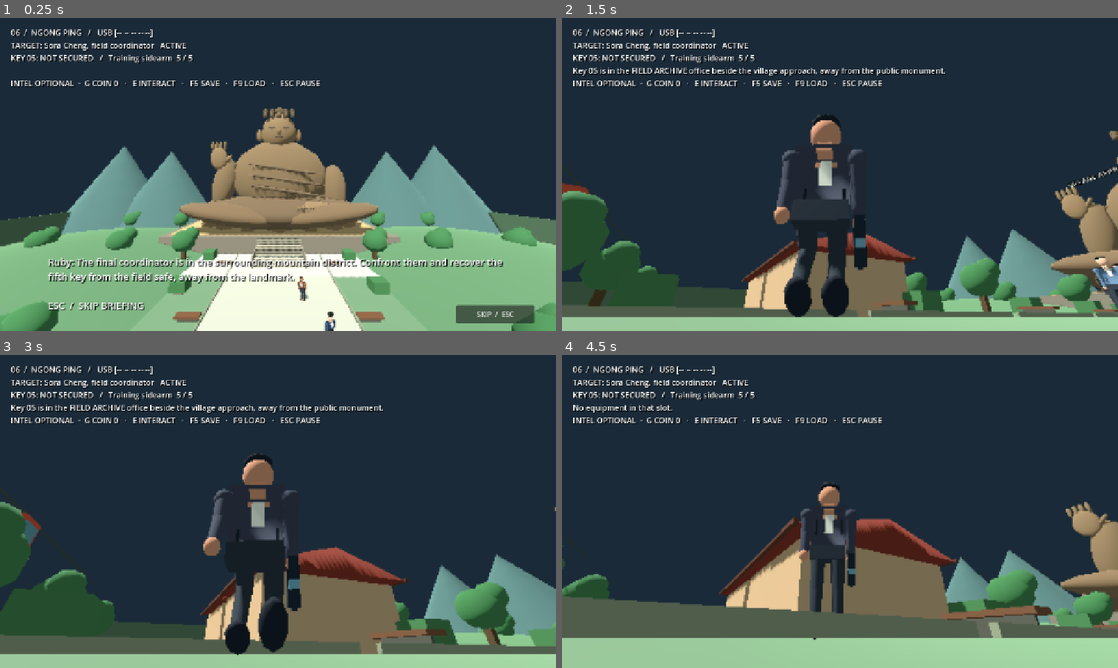
Above: before the commit, frames 1-4 (two rows, left to right).
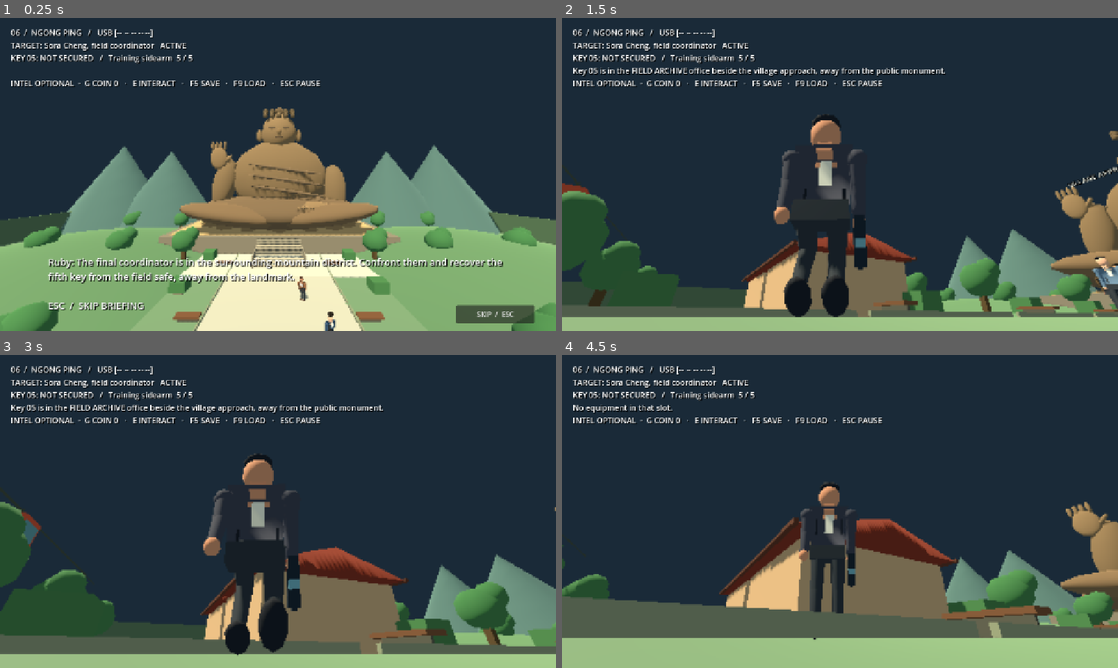
Above: after the commit, the same moments.

Repository: CoolgamerProXD/Stealty-Assasin-redesigned-computing-machine-Beta
Game: Godot game, scene res://scenes/mission_ngong_ping.tscn
Two runs of this game, one before a commit and one after it. Both use one fixed random seed, a clock stepped at 60 frames per second and the inputs below. This scene is started directly instead of the project's main scene.
Inputs (mouse positions are in pixels of both pictures, inside the frame that each line leads up to):
- Up to frame 1 (0.25 s): no input
- Up to frame 2 (1.5 s): click "SKIP / ESC" at 0.5 s; move the mouse to (867, 174) at 1.27 s; hold W (move_forward) from 1.28 s (still down); hold C (crouch) from 1.28 s (still down); click (867, 174) at 1.42 s
- Up to frame 3 (3 s): keep holding W (move_forward); move the mouse to (250, 511) at 2.02 s; release C (crouch) at 2.03 s; right-click (250, 511) at 2.1 s; tap C (crouch) at 2.3 s; move the mouse to (289, 505) at 2.77 s; hold C (crouch) from 2.78 s (still down)
- Up to frame 4 (4.5 s): keep holding W (move_forward); move the mouse to (834, 517) at 3.52 s; release C (crouch) at 3.53 s; tap 1 (equip_primary) at 3.6 s; click (834, 517) at 3.67 s; tap C (crouch) at 3.8 s; move the mouse to (878, 514) at 4.27 s; hold 2 (equip_secondary) from 4.28 s (still down)

The runs differ from the first frame. In frame 1, 5.7% of the frame differs, in the area x 0-100%, y 44-100%; in frame 2, 2.3%; in frame 3, 2.1%; in frame 4, 4.5%.

Commit message:
Add configurable local lighting, mission palettes and coin migration UI checks [windows]
Co-authored-by: arena-agent <297053741+arena-agent@users.noreply.github.com>

Diff:
--- a/scripts/cinematics/ruby_meeting.gd
+++ b/scripts/cinematics/ruby_meeting.gd
@@ -40,7 +40,7 @@
  light.rotation_degrees = Vector3(-45, 35, 0)
  light.light_energy = 1.0
  light.add_to_group("quality_lights")
- light.shadow_enabled = Campaign.settings["graphics"] != "LOW"
+ light.shadow_enabled = Campaign.settings["graphics"] != "LOW" and bool(Campaign.settings["shadows"])
  add_child(light)
  _box(Vector3(0, -0.15, 3), Vector3(12, 0.3, 8), Color(0.30, 0.33, 0.34))
  _box(Vector3(0, -0.15, -5), Vector3(20, 0.3, 10), Color(0.33, 0.34, 0.31))
--- a/scripts/core/campaign_state.gd
+++ b/scripts/core/campaign_state.gd
@@ -9,7 +9,7 @@
 var load_checkpoint: bool = false
 var return_to_maps: bool = false
 var ending: Dictionary = {}
-var settings: Dictionary = {"resolution": "1280x720", "fullscreen": false, "sensitivity": 0.0025, "volume": 0.8, "graphics": "MEDIUM", "show_fps": false}
+var settings: Dictionary = {"resolution": "1280x720", "fullscreen": false, "sensitivity": 0.0025, "volume": 0.8, "graphics": "MEDIUM", "show_fps": false, "shadows": true, "practicals": true}
 
 func _ready() -> void:
  var data: Variant = JSON.parse_string(FileAccess.get_file_as_string("res://resources/campaign.json"))
@@ -103,6 +103,9 @@
  if (volume is int or volume is float) and is_finite(float(volume)): settings["volume"] = clampf(float(volume), 0.0, 1.0)
  var graphics: Variant = data.get("graphics", "MEDIUM")
  if graphics is String and graphics in ["LOW", "MEDIUM", "HIGH"]: settings["graphics"] = graphics
+ for option: String in ["shadows", "practicals"]:
+  var value: Variant = data.get(option, true)
+  if value is bool: settings[option] = value
  var show_fps: Variant = data.get("show_fps", false)
  if show_fps is bool: settings["show_fps"] = show_fps
  apply_settings()
@@ -117,9 +120,9 @@
  viewport.screen_space_aa = Viewport.SCREEN_SPACE_AA_FXAA if quality == "HIGH" else Viewport.SCREEN_SPACE_AA_DISABLED
  viewport.positional_shadow_atlas_size = 2048 if quality == "HIGH" else (1024 if quality == "MEDIUM" else 0)
  for light: Node in get_tree().get_nodes_in_group("quality_lights"):
-  (light as Light3D).shadow_enabled = quality != "LOW"
+  (light as Light3D).shadow_enabled = quality != "LOW" and bool(settings["shadows"])
  for light: Node in get_tree().get_nodes_in_group("quality_practicals"):
-  (light as Light3D).visible = quality != "LOW"
+  (light as Light3D).visible = quality != "LOW" and bool(settings["practicals"])
  for detail: Node in get_tree().get_nodes_in_group("quality_detail"):
   (detail as Node3D).visible = quality == "HIGH"
  for probe: Node in get_tree().get_nodes_in_group("quality_reflections"):
--- a/scripts/ui/settings_panel.gd
+++ b/scripts/ui/settings_panel.gd
@@ -30,6 +30,22 @@
   Campaign.settings["graphics"] = ["LOW", "MEDIUM", "HIGH"][index]
   _save())
  _add_row("GRAPHICS", quality)
+ var lighting := HBoxContainer.new()
+ var shadows := CheckBox.new()
+ shadows.text = "Shadows"
+ shadows.button_pressed = Campaign.settings["shadows"]
+ shadows.toggled.connect(func(value: bool) -> void:
+  Campaign.settings["shadows"] = value
+  _save())
+ lighting.add_child(shadows)
+ var practicals := CheckBox.new()
+ practicals.text = "Local lights"
+ practicals.button_pressed = Campaign.settings["practicals"]
+ practicals.toggled.connect(func(value: bool) -> void:
+  Campaign.settings["practicals"] = value
+  _save())
+ lighting.add_child(practicals)
+ _add_row("LIGHTING (LOW OFF)", lighting)
  var fps := CheckButton.new()
  fps.button_pressed = Campaign.settings["show_fps"]
  fps.toggled.connect(func(value: bool) -> void:
--- a/scripts/visuals/environment_dressing.gd
+++ b/scripts/visuals/environment_dressing.gd
@@ -77,7 +77,7 @@
  light.omni_range = distance
  light.shadow_enabled = false
  light.add_to_group("quality_practicals")
- light.visible = Campaign.settings["graphics"] != "LOW"
+ light.visible = Campaign.settings["graphics"] != "LOW" and bool(Campaign.settings["practicals"])
  add_child(light)
 
 func _sofa(x: float, z: float) -> void:
--- a/scripts/world/hong_kong_annex.gd
+++ b/scripts/world/hong_kong_annex.gd
@@ -5,6 +5,8 @@
 var mesh_cache: Dictionary = {}
 var material_cache: Dictionary = {}
 var intel_position := Vector3(0,3.3,57)
+var beacon: OmniLight3D
+var beacon_clock: float = 0.0
 
 func _box(pos: Vector3, size: Vector3, color: Color, solid: bool = false) -> Node3D:
  var holder: Node3D = StaticBody3D.new() if solid else Node3D.new()
@@ -84,8 +86,19 @@
    light.omni_range = 6.0
    light.shadow_enabled = false
    light.add_to_group("quality_practicals")
-   light.visible = Campaign.settings["graphics"] != "LOW"
+   light.visible = Campaign.settings["graphics"] != "LOW" and bool(Campaign.settings["practicals"])
    add_child(light)
+ # One low-cost animated beacon gives each neighbourhood a changing light
+ # without multiplying shadow maps or overlapping large light volumes.
+ beacon = OmniLight3D.new()
+ beacon.position = Vector3(0,4.1,8)
+ beacon.light_color = accent.lightened(0.45)
+ beacon.light_energy = 0.32
+ beacon.omni_range = 7.0
+ beacon.shadow_enabled = false
+ beacon.add_to_group("quality_practicals")
+ beacon.visible = Campaign.settings["graphics"] != "LOW" and bool(Campaign.settings["practicals"])
+ add_child(beacon)
  # The corridor navmesh deliberately excludes the new buildings and ramp.
  var region := NavigationRegion3D.new()
  region.name = "NeighbourhoodStreetNavigation"
@@ -133,3 +146,8 @@
 func contains_world_position(point: Vector3) -> bool:
  var local := to_local(point)
  return absf(local.x) < 34.0 and local.z >= 0.0 and local.z < 69.0 and local.y > -1.0 and local.y < 8.0
+
+func _process(delta: float) -> void:
+ if beacon and beacon.visible:
+  beacon_clock += delta
+  beacon.light_energy = 0.30 + 0.08 * sin(beacon_clock * 1.4)
--- a/scripts/world/hotel.gd
+++ b/scripts/world/hotel.gd
@@ -148,7 +148,7 @@
  light.rotation_degrees = Vector3(-55, -30, 0)
  light.light_energy = 0.8
  light.add_to_group("quality_lights")
- light.shadow_enabled = Campaign.settings["graphics"] != "LOW"
+ light.shadow_enabled = Campaign.settings["graphics"] != "LOW" and bool(Campaign.settings["shadows"])
  add_child(light)
  _box(Vector3(0, -0.15, 0), Vector3(24, 0.3, 16), Color(0.34, 0.32, 0.29))
  # Preserve the original hotel and open its west wall into the new wing.
@@ -315,7 +315,7 @@
    light.omni_range = 8.0
    light.shadow_enabled = false
    light.add_to_group("quality_practicals")
-   light.visible = Campaign.settings["graphics"] != "LOW"
+   light.visible = Campaign.settings["graphics"] != "LOW" and bool(Campaign.settings["practicals"])
    add_child(light)
  # Restaurant tables sit beyond the corridor lights' range. Two warm,
  # shadowless pools make the dining room readable without per-table lights.
@@ -328,7 +328,7 @@
   dining_light.shadow_enabled = false
   dining_light.add_to_group("quality_practicals")
   dining_light.add_to_group("dining_practicals")
-  dining_light.visible = Campaign.settings["graphics"] != "LOW"
+  dining_light.visible = Campaign.settings["graphics"] != "LOW" and bool(Campaign.settings["practicals"])
   add_child(dining_light)
  for entry: Array in [["DINING / LOUNGE", Vector3(-18,2.4,-8.0)], ["GUEST ROOMS", Vector3(-10,6.5,0)], ["PRIVATE SUITE", Vector3(-33.8,6.5,-9.5)]]:
   var sign := Label3D.new()
--- a/scripts/world/initiation.gd
+++ b/scripts/world/initiation.gd
@@ -31,7 +31,7 @@
  light.rotation_degrees = Vector3(-55, -25, 0)
  light.light_energy = 0.8
  light.add_to_group("quality_lights")
- light.shadow_enabled = Campaign.settings["graphics"] != "LOW"
+ light.shadow_enabled = Campaign.settings["graphics"] != "LOW" and bool(Campaign.settings["shadows"])
  add_child(light)
  _box(Vector3(0, -0.15, 0), Vector3(30, 0.3, 20), Color(0.27, 0.30, 0.30))
  _box(Vector3(-15, 1.5, 0), Vector3(0.25, 3, 20), Color(0.48, 0.50, 0.47))
--- a/scripts/world/landscape_preview.gd
+++ b/scripts/world/landscape_preview.gd
@@ -401,7 +401,7 @@
  practical.omni_range = 7.5
  practical.shadow_enabled = false
  practical.add_to_group("quality_practicals")
- practical.visible = Campaign.settings["graphics"] != "LOW"
+ practical.visible = Campaign.settings["graphics"] != "LOW" and bool(Campaign.settings["practicals"])
  add_child(practical)
  # Reuse the repository's attributed CC0 furniture, visual-only and placed
  # away from routes; the desk retains its separately authored collider.
--- a/scripts/world/tung_chung_preview.gd
+++ b/scripts/world/tung_chung_preview.gd
@@ -68,7 +68,17 @@
  var sun := DirectionalLight3D.new()
  sun.rotation_degrees = Vector3(-55, -25, 0)
  sun.light_energy = 0.85
- sun.shadow_enabled = Campaign.settings["graphics"] != "LOW"
+ var operation := str(get_meta("operation_id", ""))
+ if operation == "the_streets":
+  sun.light_color = Color(1.0,0.82,0.68)
+ elif operation == "the_district":
+  sun.light_color = Color(0.84,0.92,1.0)
+ elif operation == "the_harbour":
+  sun.light_color = Color(0.70,0.84,1.0)
+  sun.light_energy = 0.75
+ elif operation == "ngong_ping":
+  sun.light_color = Color(1.0,0.91,0.75)
+ sun.shadow_enabled = Campaign.settings["graphics"] != "LOW" and bool(Campaign.settings["shadows"])
  sun.add_to_group("quality_lights")
  add_child(sun)
  var nav := NavigationRegion3D.new()
--- a/tests/coin_progress_test.gd
+++ b/tests/coin_progress_test.gd
@@ -69,12 +69,36 @@
  var text := CoinDistraction.use(player, npcs, world)
  check(text.begins_with("Coin tossed") and player.equipment.coins_remaining == 1 and npcs[0].state == "suspicious", "a thrown coin spends mission stock and creates a local investigation")
  check(service.progress.completed_lessons.size() == 3 and service.progress.equipped_coins == 2, "throwing never spends permanent campaign rewards")
+ var before_migration: Dictionary = service.progress.snapshot()
+ var partial: Dictionary = SessionSnapshot.capture(player, world.get("mission"))
+ partial["clues"] = ["evaluation", "sensor_log"]
+ check(SaveStore.write(temp + "_partial", partial), "write a legacy in-progress Initiation checkpoint")
+ world.set("save_path", temp + "_partial")
+ service.progress.restore({})
+ world.call("load_game")
+ check(service.progress.completed_lessons.size() == 2 and service.progress.completed_lessons.has("sensor_log"), "loading a partial legacy checkpoint migrates only completed lessons")
+ service.progress.restore(before_migration)
+ var menu: Control = load("res://scenes/main_menu.tscn").instantiate()
+ root.add_child(menu)
+ await process_frame
+ menu.call("_loadout")
+ await process_frame
+ var panel: Control = menu.get("panel")
+ var cycle: Button
+ var fits := true
+ for child: Node in panel.get_children():
+  if child is Control and not root.get_visible_rect().encloses((child as Control).get_global_rect()): fits = false
+  if child is Button and str((child as Button).text).begins_with("COINS:"): cycle = child
+ check(cycle != null and fits, "coin loadout control fits within 720p")
+ if cycle: cycle.pressed.emit()
+ check(service.progress.equipped_coins == 3 and SaveStore.read(temp).get("equipped_coins", 0) == 3, "loadout button changes and persists equipped coins")
+ menu.queue_free()
  world.queue_free()
  await process_frame
  service.progress.restore(old_progress)
  service.campaign_path = old_path
  service.active_mission = old_active
- for suffix: String in ["", ".bak", ".tmp"]:
+ for suffix: String in ["", ".bak", ".tmp", "_partial", "_partial.bak", "_partial.tmp"]:
   if FileAccess.file_exists(temp + suffix): DirAccess.remove_absolute(ProjectSettings.globalize_path(temp + suffix))
  print("COIN RESULT: %d checks, %d failures" % [checks, failures])
  quit(0 if failures == 0 else 1)
--- a/tests/run_tests.gd
+++ b/tests/run_tests.gd
@@ -131,6 +131,13 @@
  settings_service.settings["graphics"] = "HIGH"
  settings_service.apply_settings()
  check(fine_detail.visible and (practicals[0] as Light3D).visible, "HIGH enables fine decoration and practical lights")
+ settings_service.settings["shadows"] = false
+ settings_service.settings["practicals"] = false
+ settings_service.apply_settings()
+ var sun_lights := get_nodes_in_group("quality_lights")
+ check(not (practicals[0] as Light3D).visible and not (sun_lights[0] as Light3D).shadow_enabled, "lighting overrides disable practicals and shadows without restart")
+ settings_service.settings["shadows"] = true
+ settings_service.settings["practicals"] = true
  settings_service.settings["graphics"] = old_quality
  settings_service.apply_settings()
  var npcs: Array[HotelNpc] = world.get("npcs")
